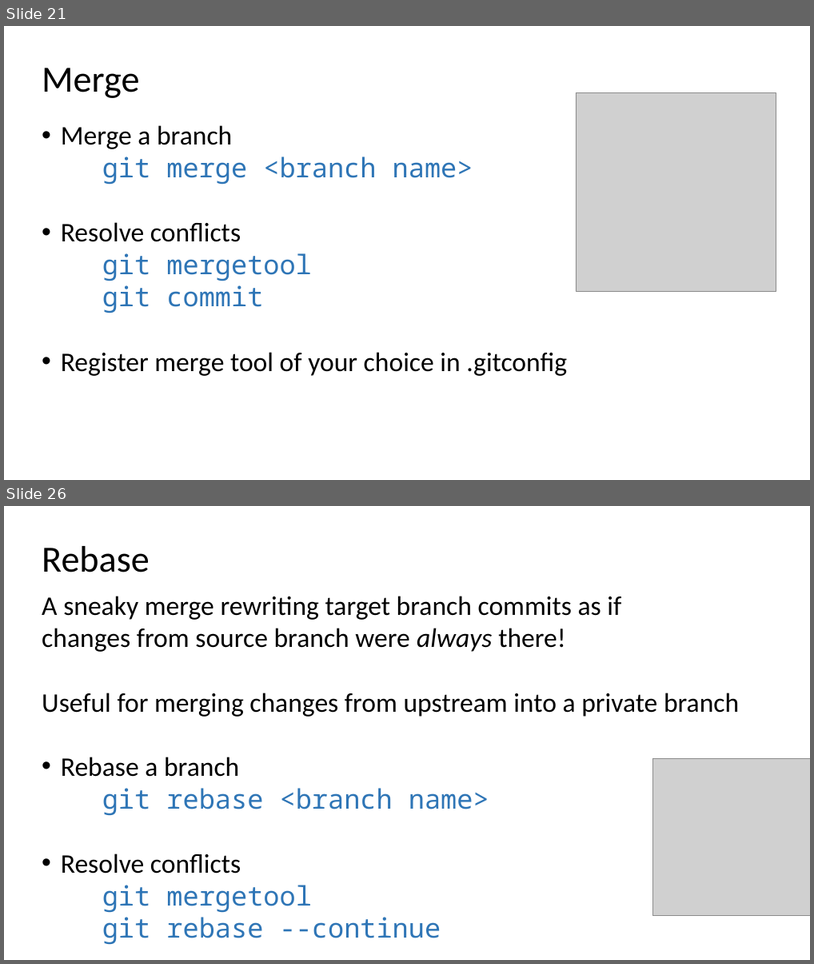
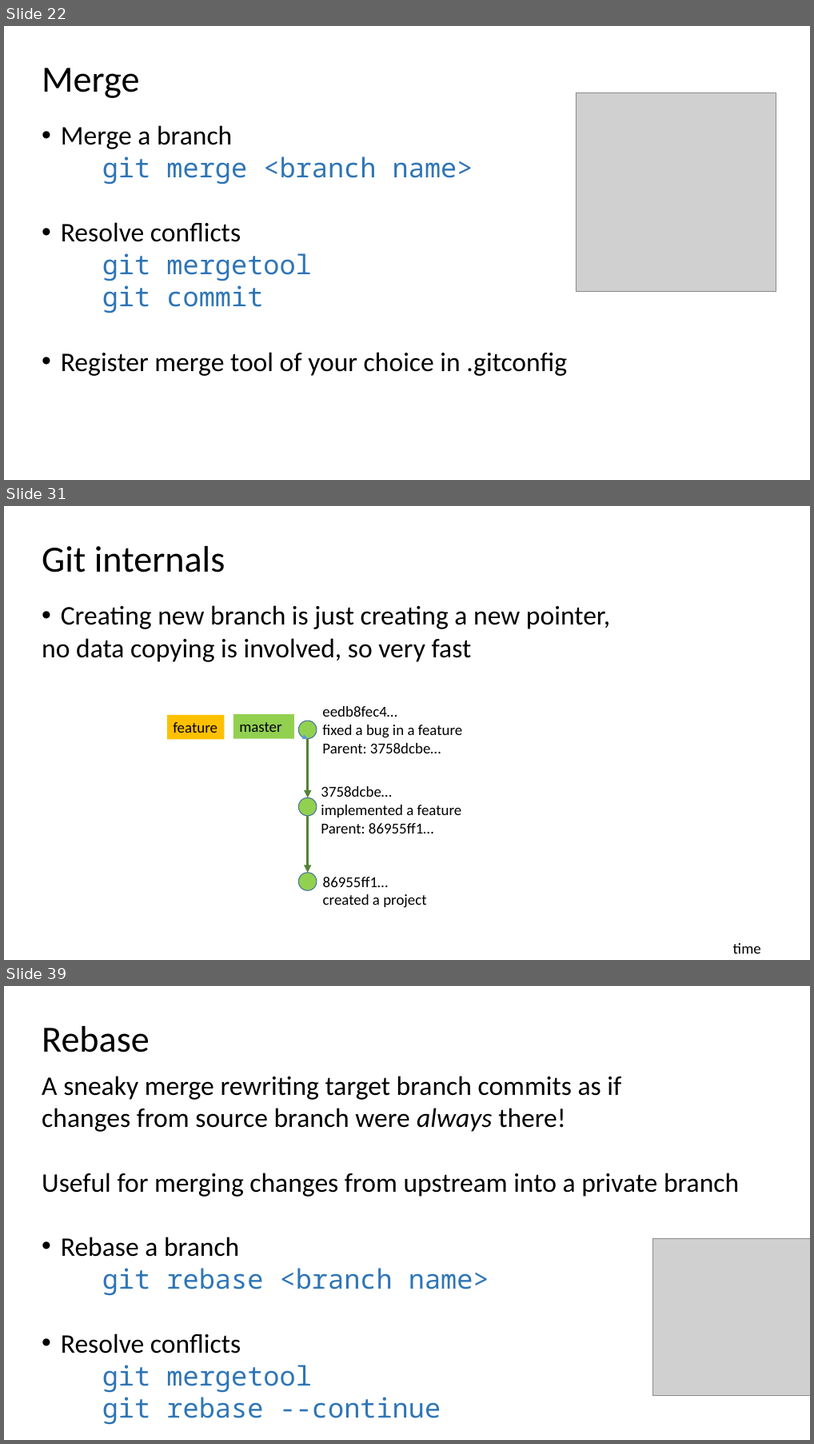
Before and after one commit to ogvolkov/git-101, a slide deck: git101.pptx. Shown one above the other, each under a label of ours: slides 21 and 26 before the commit, slides 22, 31 and 39 after it; the slides between them are not shown. The pictures are 814x964 and 814x1444 pixels, drawn with LibreOffice and Linux fonts; fonts in the diff are those of the drawing; grey boxes stand for pictures. Boxes give left, top, right and bottom in pixels: in the first picture for what was removed or moved away, otherwise in the second. Text is boxed around its words. In the diff, an @@ line names an element or a change of style, - is before the commit and + after.

Commit message:
git internals with regard to branches

```diff
--- a/git101.pptx
+++ b/git101.pptx
@@ slide 31 added at bbox=[4, 506, 810, 960], background #FFFFFF @@
@@ text added at bbox=[42, 546, 226, 572], 44 pt, text #000000 @@
+Git internals
@@ text added at bbox=[42, 605, 610, 662], 32 pt, text #000000 @@
+• Creating new branch is just creating a new pointer,
+no data copying is involved, so very fast
@@ rectangle added at bbox=[167, 715, 225, 739], fill #FFC000, 18 pt, text #000000 @@
+feature
@@ rectangle added at bbox=[234, 714, 294, 738], fill #92D050, 18 pt, text #000000 @@
+master
@@ ellipse added at bbox=[298, 720, 317, 739], fill #92D050, outline #43739E 1 pt @@
@@ text added at bbox=[322, 706, 463, 753], 18 pt, text #000000 @@
+eedb8fec4…
+fixed a bug in a feature
+Parent: 3758dcbe…
@@ arrow added from (302, 736) to (308, 738), #5B9BD5 0.5 pt @@
@@ arrow added from (308, 738) to (308, 797), #548235 3 pt @@
@@ text added at bbox=[321, 786, 462, 833], 18 pt, text #000000 @@
+3758dcbe…
+implemented a feature
+Parent: 86955ff1…
@@ ellipse added at bbox=[298, 797, 317, 816], fill #92D050, outline #43739E 1 pt @@
@@ arrow added from (308, 816) to (308, 872), #548235 3 pt @@
@@ ellipse added at bbox=[298, 872, 317, 891], fill #92D050, outline #43739E 1 pt @@
@@ text added at bbox=[323, 876, 426, 908], 18 pt, text #000000 @@
+86955ff1…
+created a project
@@ text added at bbox=[734, 943, 762, 953], 18 pt, text #000000 @@
+time
@@ what was slide 21 is now slide 22 @@
@@ what was slide 26 is now slide 39 @@
```
Also in this commit, not shown: 5 slides changed, 13 other slides added.
